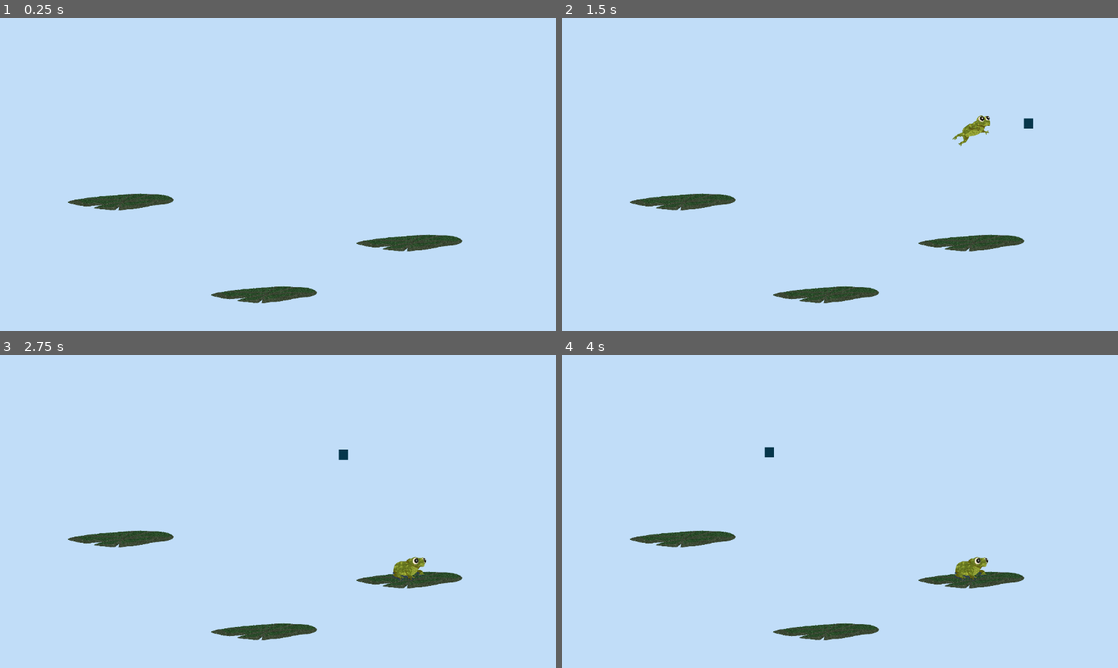
Above: before the commit, frames 1-4 (two rows, left to right).
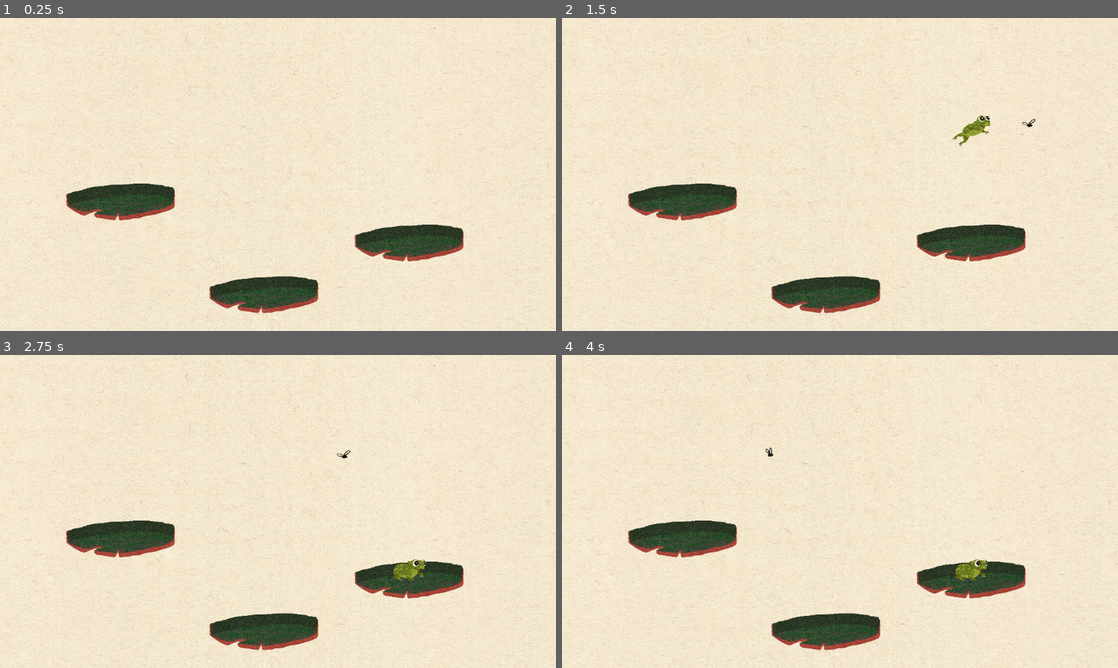
Above: after the commit, the same moments.

Repository: ClementRivaille/jumping-frogs
Game: Godot game, scene res://Main.tscn
Two runs of this game, one before a commit and one after it. Both use one fixed random seed, a clock stepped at 60 frames per second and the inputs below. Sound files missing from this copy of the repository are replaced by a short silence.
Inputs (mouse positions are in pixels of both pictures, inside the frame that each line leads up to):
- Up to frame 1 (0.25 s): no input
- Up to frame 2 (1.5 s): tap Enter (ui_accept) at 0.5 s; drag from (973, 243) to (684, 202) at 0.52 s; drag from (684, 202) to (973, 243) at 1.27 s
- Up to frame 3 (2.75 s): move the mouse to (261, 630) at 2.02 s; click (261, 630) at 2.17 s
- Up to frame 4 (4 s): drag from (812, 574) to (684, 539) at 2.77 s; move the mouse to (1006, 558) at 3.52 s; click (1006, 558) at 3.67 s; tap Enter (ui_accept) at 3.77 s

The runs differ from the first frame. In frame 1, 98% of the frame differs, in the area x 0-100%, y 0-100%; in frame 2, 98%; in frame 3, 98%; in frame 4, 98%.

Commit message:
feat: add more sprites

Diff:
--- a/Main.tscn
+++ b/Main.tscn
@@ -1,6 +1,7 @@
-[gd_scene load_steps=13 format=3 uid="uid://er6dpfspguc0"]
+[gd_scene load_steps=14 format=3 uid="uid://er6dpfspguc0"]
 
 [ext_resource type="PackedScene" uid="uid://cw64bi4h4q7br" path="res://scenes/Frog.tscn" id="1_dn6oc"]
+[ext_resource type="Texture2D" uid="uid://5c0l532o3sgv" path="res://sprites/4K-textured-bg.jpg" id="1_jsexm"]
 [ext_resource type="PackedScene" uid="uid://crje4f4x3w0f0" path="res://scenes/Platform.tscn" id="2_gr0qy"]
 [ext_resource type="Script" path="res://scripts/FliesSpawner.gd" id="3_4bvrc"]
 [ext_resource type="PackedScene" uid="uid://d3uan07s2wxat" path="res://scenes/Fly.tscn" id="3_gyo8n"]
@@ -22,10 +23,10 @@
 
 [node name="Main" type="Node2D"]
 
-[node name="ColorRect" type="ColorRect" parent="."]
-offset_right = 1204.0
-offset_bottom = 774.0
-color = Color(0.756863, 0.866667, 0.972549, 1)
+[node name="Sprite2D" type="Sprite2D" parent="."]
+scale = Vector2(0.300926, 0.300926)
+texture = ExtResource("1_jsexm")
+centered = false
 
 [node name="Platform" parent="." instance=ExtResource("2_gr0qy")]
 position = Vector2(848, 466)
--- a/scenes/Fly.tscn
+++ b/scenes/Fly.tscn
@@ -1,9 +1,25 @@
-[gd_scene load_steps=3 format=3 uid="uid://d3uan07s2wxat"]
+[gd_scene load_steps=6 format=3 uid="uid://d3uan07s2wxat"]
 
 [ext_resource type="Script" path="res://scripts/Fly.gd" id="1_6fgp6"]
+[ext_resource type="Texture2D" uid="uid://dyv67my78eam" path="res://sprites/Fly/fly-flat.png" id="2_6i3sg"]
+[ext_resource type="Texture2D" uid="uid://b8jr3uktmy13s" path="res://sprites/Fly/fly-tall.png" id="3_t6m10"]
 
 [sub_resource type="CircleShape2D" id="CircleShape2D_ut7dh"]
 radius = 12.6491
+
+[sub_resource type="SpriteFrames" id="SpriteFrames_jorrk"]
+animations = [{
+"frames": [{
+"duration": 1.0,
+"texture": ExtResource("2_6i3sg")
+}, {
+"duration": 1.0,
+"texture": ExtResource("3_t6m10")
+}],
+"loop": true,
+"name": &"default",
+"speed": 10.0
+}]
 
 [node name="Fly" type="CharacterBody2D"]
 collision_layer = 4
@@ -20,13 +36,6 @@
 shape = SubResource("CircleShape2D_ut7dh")
 metadata/_edit_lock_ = true
 
-[node name="ColorRect" type="ColorRect" parent="."]
-offset_left = -10.0
-offset_top = -10.0
-offset_right = 9.0
-offset_bottom = 11.0
-color = Color(0.0235294, 0.211765, 0.294118, 1)
-
 [node name="Timer" type="Timer" parent="."]
 wait_time = 0.8
 one_shot = true
@@ -37,4 +46,9 @@
 offset_bottom = 5.0
 color = Color(0.831373, 0.607843, 0, 1)
 
+[node name="Sprite" type="AnimatedSprite2D" parent="."]
+scale = Vector2(0.2, 0.2)
+sprite_frames = SubResource("SpriteFrames_jorrk")
+frame_progress = 0.308784
+
 [connection signal="timeout" from="Timer" to="." method="pick_destination"]
--- a/scenes/Platform.tscn
+++ b/scenes/Platform.tscn
@@ -1,14 +1,14 @@
 [gd_scene load_steps=5 format=3 uid="uid://crje4f4x3w0f0"]
 
 [ext_resource type="Script" path="res://scripts/Platform.gd" id="1_sjh0r"]
-[ext_resource type="Texture2D" uid="uid://cqdlw653uhlhb" path="res://sprites/lilypad-large.png" id="2_o7bhx"]
+[ext_resource type="Texture2D" uid="uid://ryr5e13pnyay" path="res://sprites/liypad-large-2.0.png" id="2_g0sr3"]
 
 [sub_resource type="PhysicsMaterial" id="PhysicsMaterial_yirm3"]
 rough = true
 absorbent = true
 
 [sub_resource type="RectangleShape2D" id="RectangleShape2D_kjp4t"]
-size = Vector2(215.9, 8)
+size = Vector2(217, 10)
 
 [node name="Platform" type="StaticBody2D" groups=["platform"]]
 physics_material_override = SubResource("PhysicsMaterial_yirm3")
@@ -18,10 +18,10 @@
 
 [node name="Sprite2D" type="Sprite2D" parent="."]
 scale = Vector2(0.1, 0.15)
-texture = ExtResource("2_o7bhx")
+texture = ExtResource("2_g0sr3")
 
 [node name="CollisionShape2D" type="CollisionShape2D" parent="."]
-position = Vector2(0.0600024, 1)
+position = Vector2(0.499997, 7)
 shape = SubResource("RectangleShape2D_kjp4t")
 one_way_collision = true
 one_way_collision_margin = 25.1
@@ -32,7 +32,7 @@
 collision_mask = 8
 
 [node name="CollisionPolygon2D" type="CollisionPolygon2D" parent="Area2D"]
-polygon = PackedVector2Array(1, -20, 101, -18, 118, 1, 59, 14, -6, 21, -68, 13, -116, 1, -84, -10)
+polygon = PackedVector2Array(0, -39, 48, -41, 111, -32, 113, 13, 59, 31, -19, 40, -82, 29, -115, 8, -114, -18, -53, -35)
 
 [connection signal="mouse_entered" from="Area2D" to="." method="_on_mouse_entered"]
 [connection signal="mouse_exited" from="Area2D" to="." method="_on_mouse_exited"]
--- a/scripts/Fly.gd
+++ b/scripts/Fly.gd
@@ -6,6 +6,7 @@
 
 @onready var debug: ColorRect = $debugRect
 @onready var timer: Timer = $Timer
+@onready var sprite: AnimatedSprite2D = $Sprite
 
 @export var max_y := 500.0
 @export var max_x := 1100.0
@@ -18,6 +19,7 @@
 signal catched(fly: Fly)
 
 func _ready() -> void:
+  sprite.play("default")
   pick_destination()
 
 func pick_destination():
@@ -29,6 +31,7 @@
 func _process(delta: float) -> void:
   if position.distance_to(destination) < close:
     pick_destination()
+  sprite.flip_h = velocity.x > 0
 
   velocity = position.direction_to(destination) * fly_speed
   debug.global_position = destination
--- a/scripts/Frog.gd
+++ b/scripts/Frog.gd
@@ -22,6 +22,10 @@
   if reset_position_to > -1.0:
     state.transform.origin = Vector2(reset_position_to, state.transform.origin.y)
     reset_position_to = -1.0
+
+  if absf(state.linear_velocity.x) > MAX_HFORCE && in_air:
+    state.linear_velocity = state.linear_velocity.normalized() * MAX_HFORCE
+    state.linear_velocity.y = -VFORCE
 
 func _process(delta: float) -> void:
   if in_air:
Binary file added: sprites/4K-textured-bg.jpg
Not shown, added: sprites/4K-textured-bg.jpg.import
Binary file added: sprites/Fly/fly-flat.png
Not shown, added: sprites/Fly/fly-flat.png.import
Binary file added: sprites/Fly/fly-tall.png
Not shown, added: sprites/Fly/fly-tall.png.import
Binary file added: sprites/liypad-large-2.0.png
Not shown, added: sprites/liypad-large-2.0.png.import
